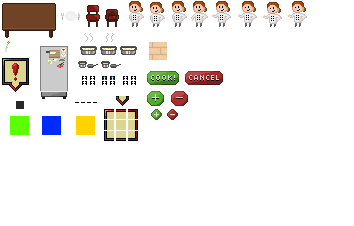
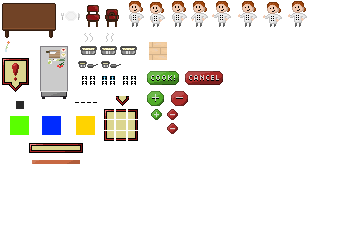
Layers edited between the first and the second (354, 226) image:
renamed "Layer 2" to "progress bar", painted on it over <box>29,123,178,164</box>
